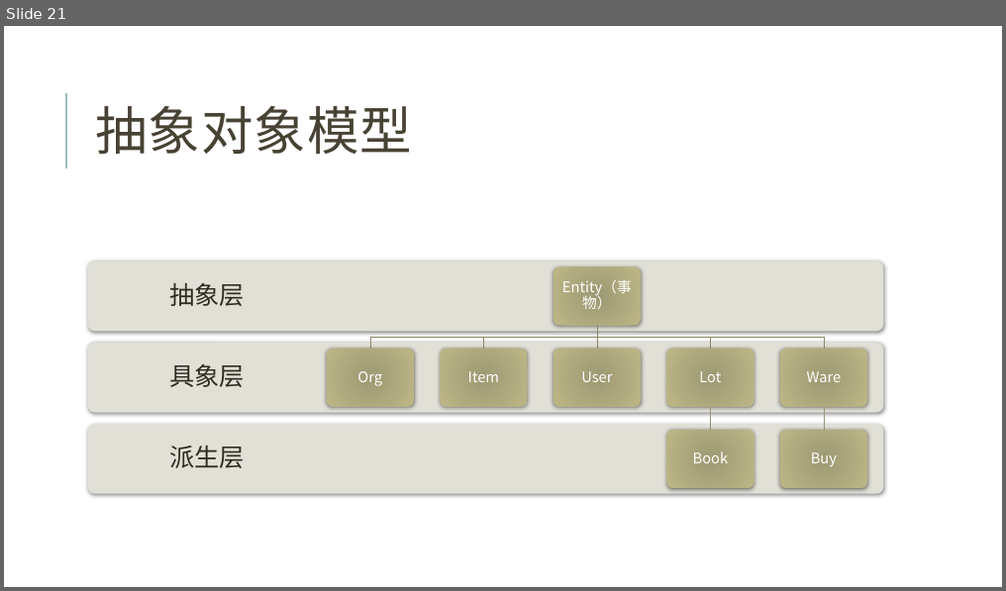
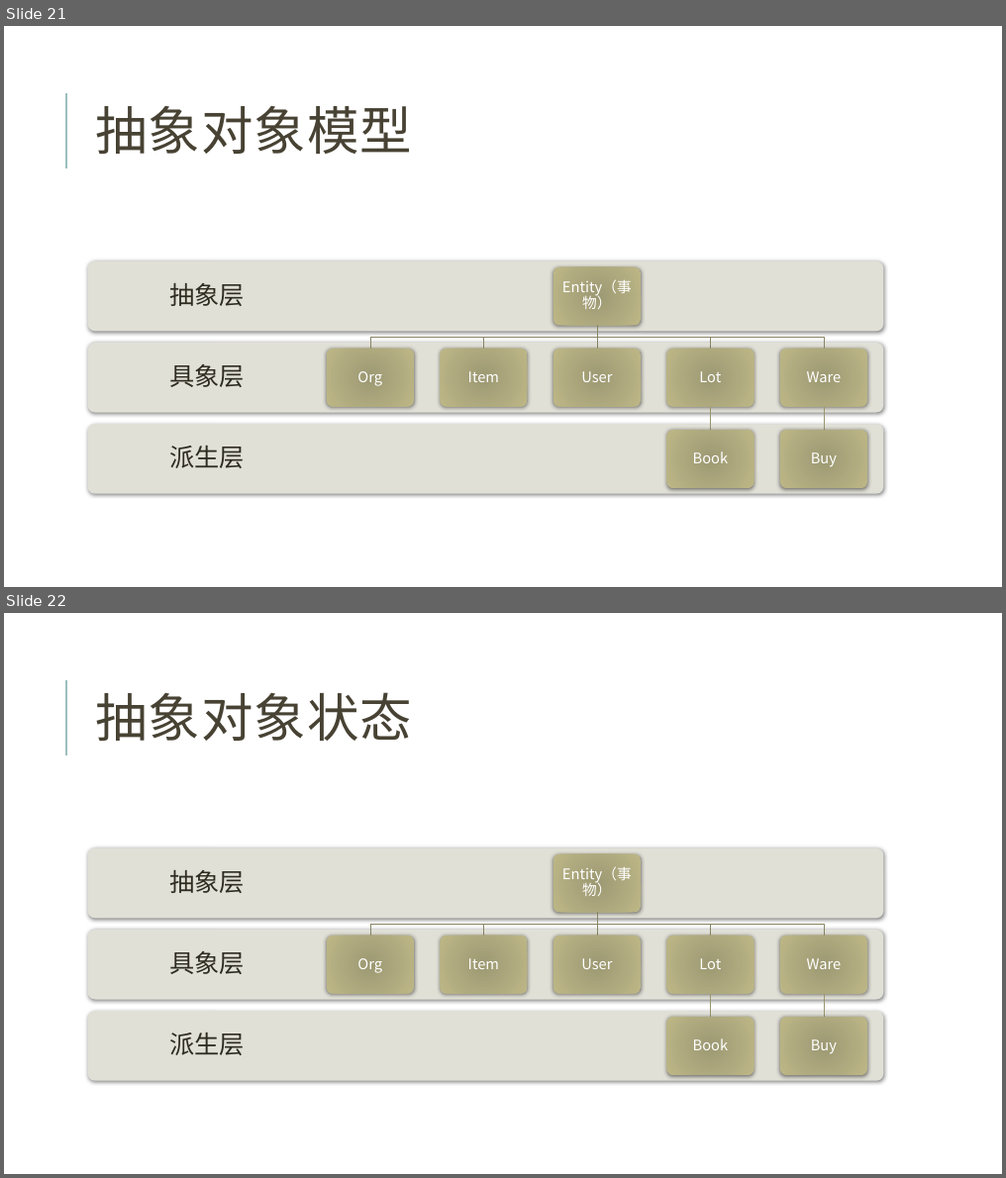
Before and after one commit to jzgi/chainsmart, a slide deck: Docs/品链供销平台.pptx. Shown one above the other, each under a label of ours: slide 21 before the commit, slides 21 and 22 after it. The pictures are 1006x591 and 1006x1178 pixels, drawn with LibreOffice and Linux fonts; fonts in the diff are those of the drawing. Boxes give left, top, right and bottom in pixels: in the first picture for what was removed or moved away, otherwise in the second. Text is boxed around its words. In the diff, an @@ line names an element or a change of style, - is before the commit and + after.

```diff
--- a/Docs/品链供销平台.pptx
+++ b/Docs/品链供销平台.pptx
@@ slide 22 added at (4, 613, 1002, 1174), background #FFFFFF; not listed: 1 template element that a slide beside it also shows @@
@@ title added at (95, 692, 412, 741), 50 pt, text #474233 @@
+抽象对象状态
@@ group added at (88, 849, 884, 1081): 11 rounded rectangles, 11 texts, 7 freeform shapes @@
+派生层
+具象层
+抽象层
+Entity（事物）
+Org
+Item
+User
+Lot
+Book
+Ware
+Buy
```
Also in this commit, not shown: 1 slide changed, 23 other files.
